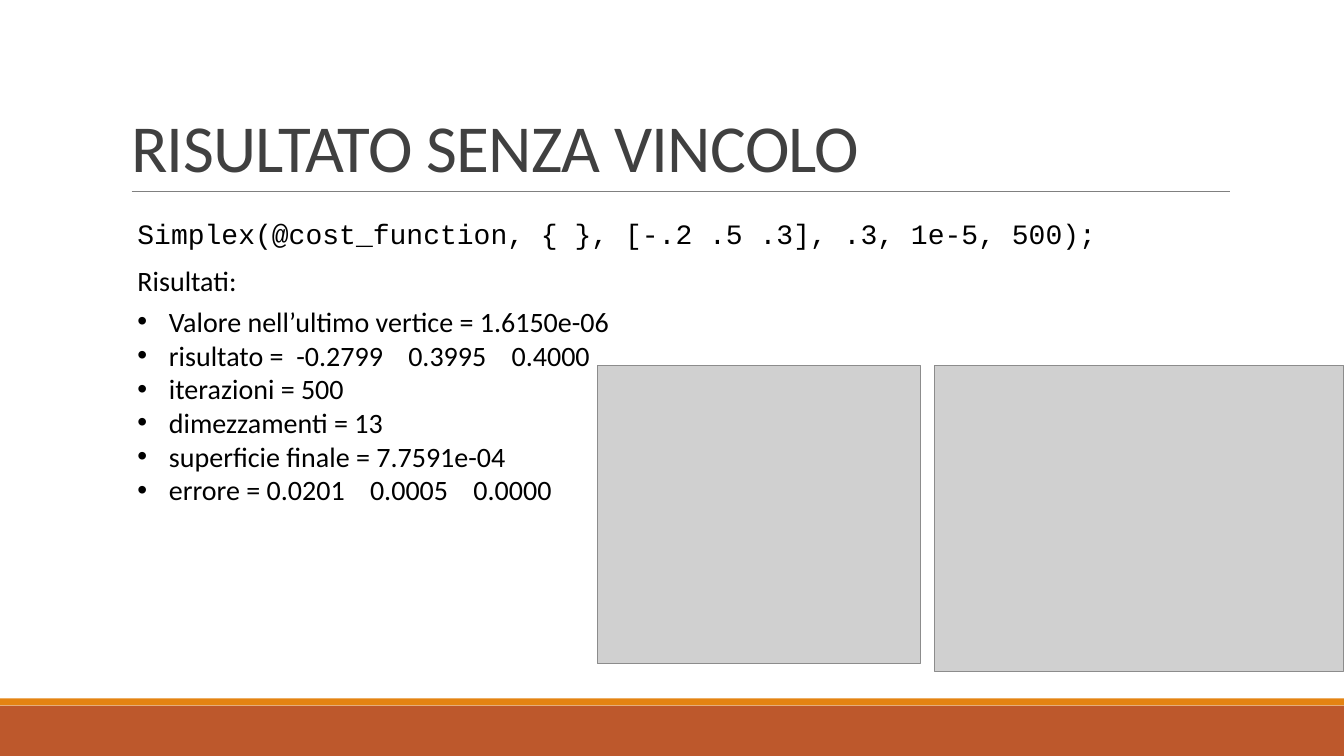
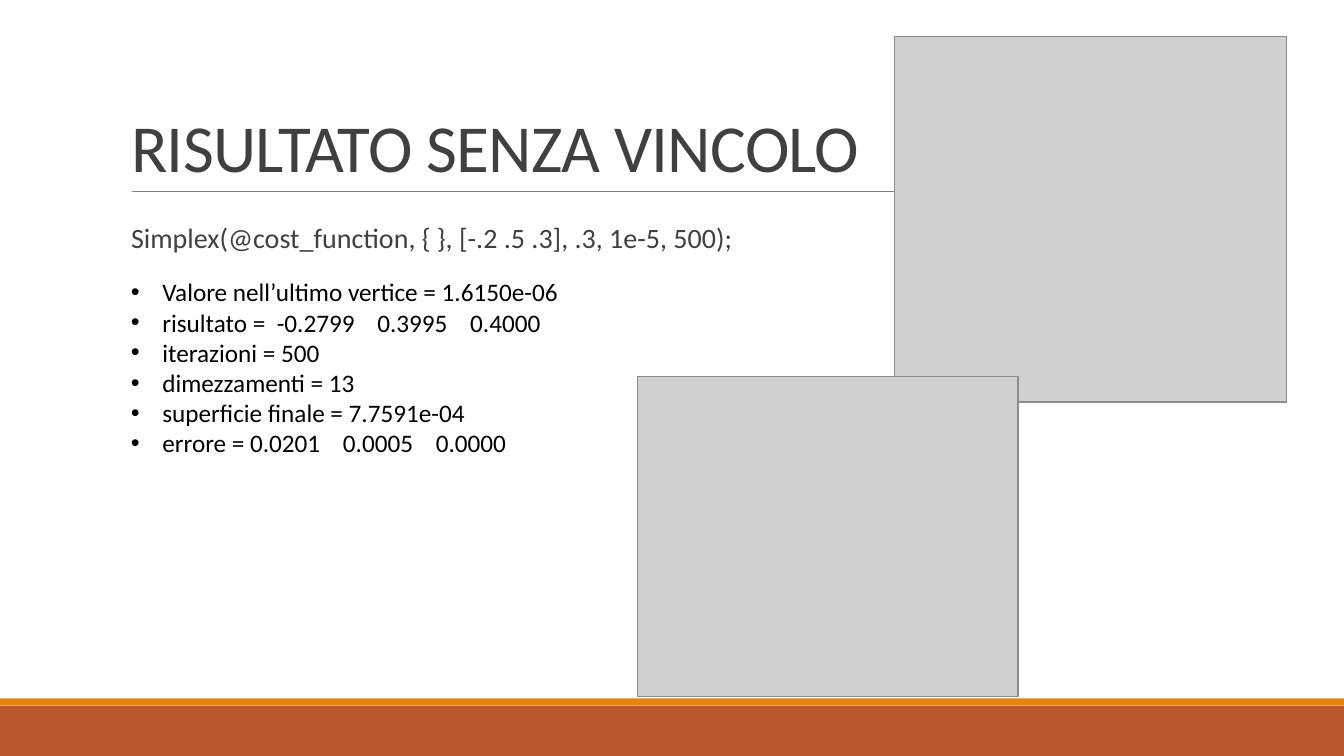
Before and after one commit to baldimario/Simplex, a slide deck: slide 13 of IDENTICAZIONE SISTEMA DI CARICHE PUNTIFORMI DA MISURE DI.pptx. Drawn at 1344x756 pixels with LibreOffice and Linux fonts; fonts in the diff are those of the drawing; grey boxes stand for pictures. Boxes give left, top, right and bottom in pixels: in the first picture for what was removed or moved away, otherwise in the second. Text is boxed around its words. In the diff, an @@ line names an element or a change of style, - is before the commit and + after.

```diff
--- a/IDENTICAZIONE SISTEMA DI CARICHE PUNTIFORMI DA MISURE DI.pptx
+++ b/IDENTICAZIONE SISTEMA DI CARICHE PUNTIFORMI DA MISURE DI.pptx
@@ picture added at (895, 36, 1288, 402) @@
@@ text "Simplex(@cost_function, { }, [-.2 .5 ..." at (131, 227, 732, 253): font Courier New to Calibri, text colour #000000 to #404040; bullet none to  ; line spacing 1 to 0.9; more space between paragraphs @@
@@ text "Valore nell’ultimo vertice = 1.6150e-06": place and size @@
-text "Valore nell’ultimo vertice = 1.6150e-06" at (169, 312, 609, 501)
+text "Valore nell’ultimo vertice = 1.6150e-06" at (162, 283, 558, 452)
@@ text "Valore nell’ultimo vertice = 1.6150e-06" at (162, 283, 558, 452): size 20 to 18 pt @@
@@ text removed at (137, 271, 236, 292) @@
-Risultati:
@@ picture: place and size @@
-picture at (598, 366, 921, 664)
+picture at (637, 376, 1018, 697)
@@ picture removed at (935, 366, 1344, 671) @@
```
Also in this commit, not shown: 3 other slides changed, 2 slides added, 1 other file.
